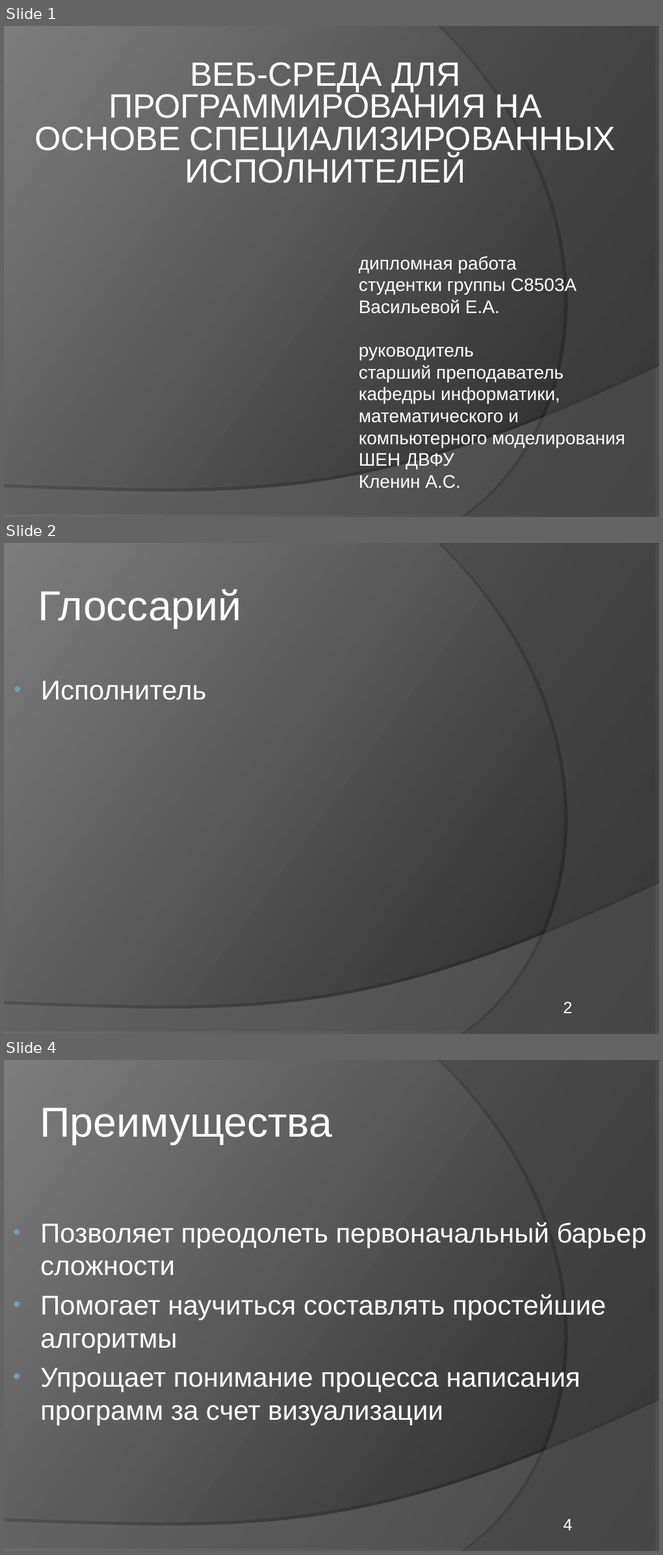
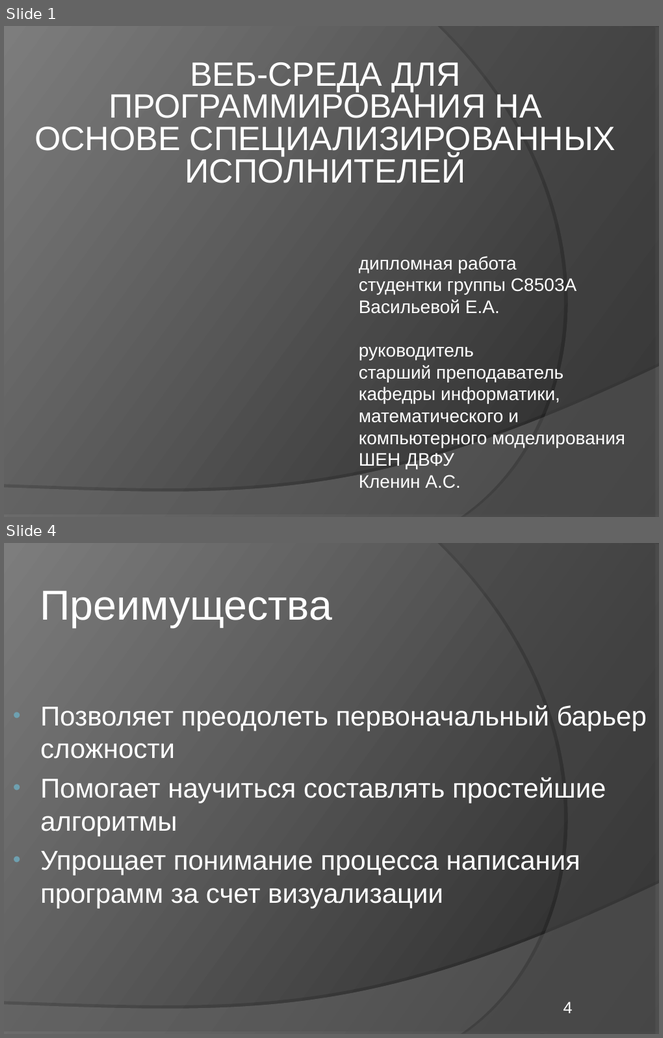
Before and after one commit to elvslv/DiplomaReport, a slide deck: C8503A_Vasilyeva_presentation.ppt. Shown one above the other, each under a label of ours: slides 1, 2 and 4 before the commit, slides 1 and 4 after it; the slides between them are not shown. The pictures are 663x1555 and 663x1038 pixels, drawn with LibreOffice and Linux fonts; fonts in the diff are those of the drawing. Boxes give left, top, right and bottom in pixels: in the first picture for what was removed or moved away, otherwise in the second. Text is boxed around its words. In the diff, an @@ line names an element or a change of style, - is before the commit and + after.

```diff
--- a/C8503A_Vasilyeva_presentation.ppt
+++ b/C8503A_Vasilyeva_presentation.ppt
@@ slide 2 removed at [4,543,659,1034], background gradient #242424 to #7D7D7D; not listed: 2 template elements that a slide beside it also shows @@
@@ text removed at [38,589,242,628] @@
-Глоссарий
@@ text removed at [41,681,206,700] @@
-• Исполнитель
@@ page number removed at [564,1002,573,1014] @@
-2
```
Also in this commit, not shown: 4 slides changed, 3 slides added, 5 other slides removed, 1 other file.
